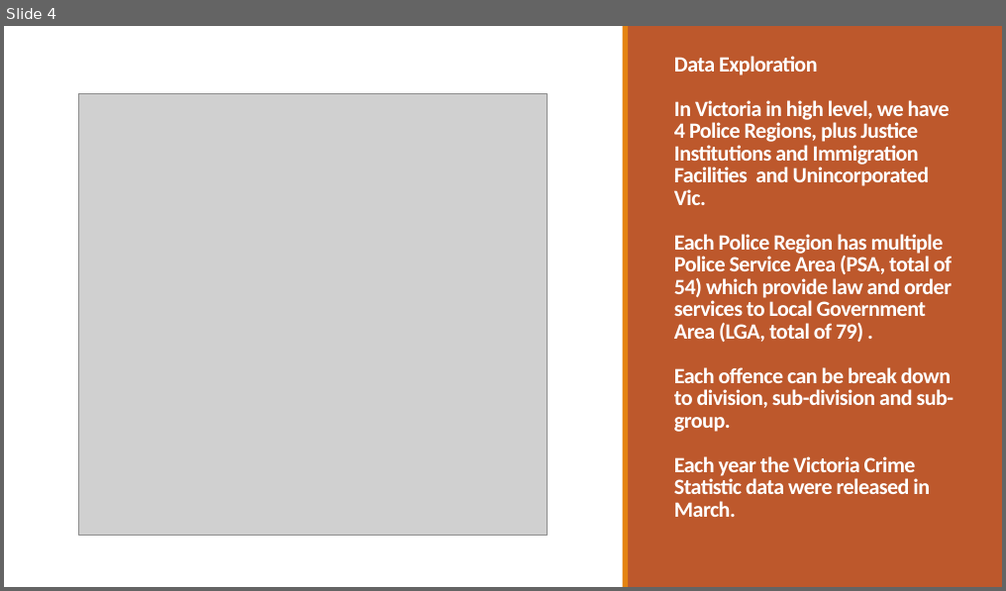
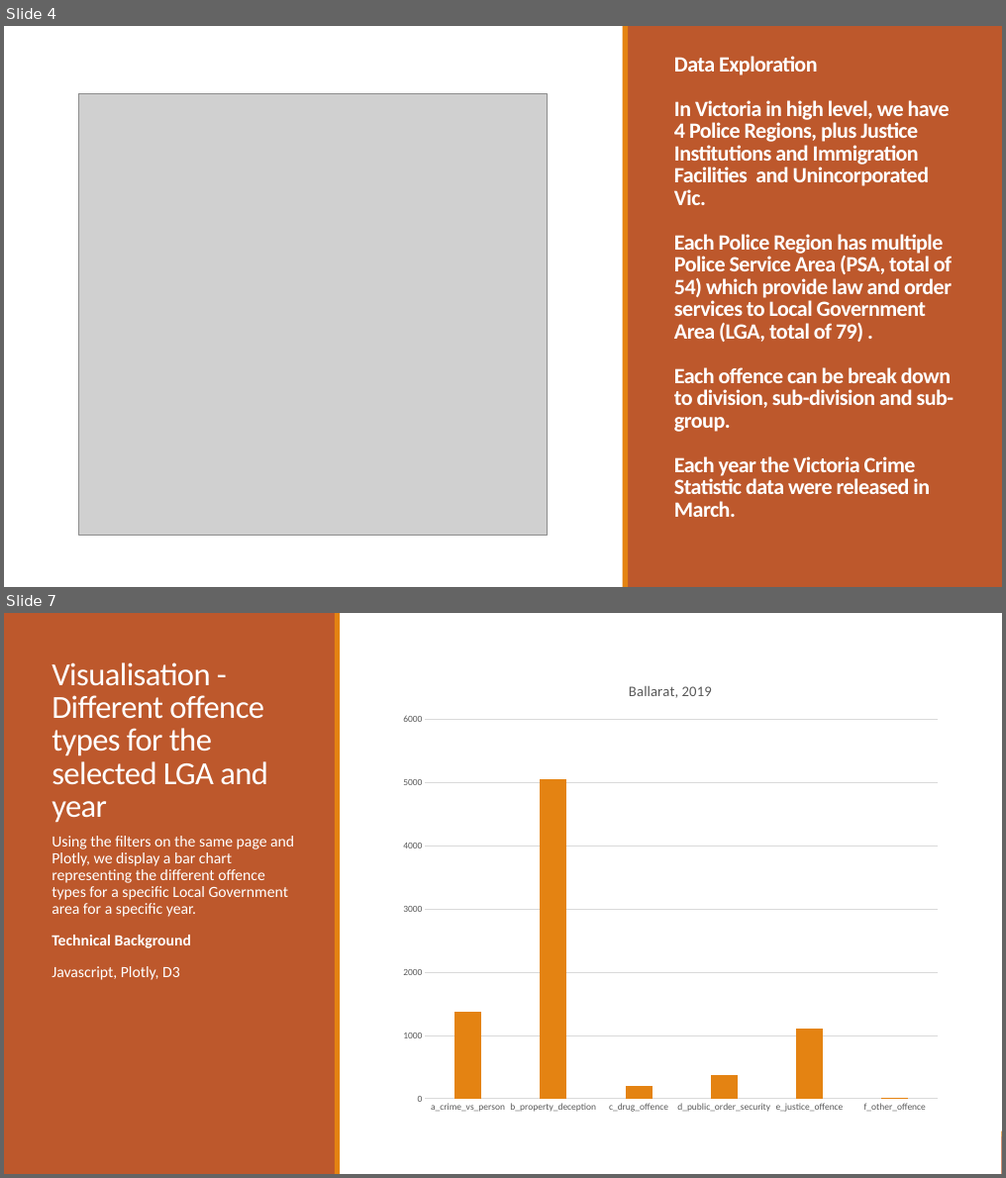
Before and after one commit to PhuongTieuOp/project3, a slide deck: Victoria Crime Data Visualization3.pptx. Shown one above the other, each under a label of ours: slide 4 before the commit, slides 4 and 7 after it; the slides between them are not shown. The pictures are 1006x591 and 1006x1178 pixels, drawn with LibreOffice and Linux fonts; fonts in the diff are those of the drawing; grey boxes stand for pictures. Boxes give left, top, right and bottom in pixels: in the first picture for what was removed or moved away, otherwise in the second. Text is boxed around its words. In the diff, an @@ line names an element or a change of style, - is before the commit and + after.

```diff
--- a/Victoria Crime Data Visualization3.pptx
+++ b/Victoria Crime Data Visualization3.pptx
@@ slide 7 added at [4,613,1002,1174], background #FFFFFF @@
@@ rectangle added at [4,613,1002,1174], fill #FFFFFF @@
@@ rectangle added at [4,613,336,1174], fill #BD582C @@
@@ rectangle added at [335,613,341,1174], fill #E48312 @@
@@ title added at [52,663,268,823], 31 pt, text #FFFFFF @@
+Visualisation - Different offence types for the selected LGA and year
@@ column chart added at [392,665,948,1122] @@
+title "Ballarat, 2019 "
+categories: a_crime_vs_person, b_property_deception, c_drug_offence, d_public_order_security, e_justice_offence, f_other_offence
+Series 1: 1400, 5100, 200, 400, 1100, 0
@@ text added at [52,836,294,980], 15 pt, text #FFFFFF @@
+  Using the filters on the same page and Plotly, we display a bar chart representing the different offence types for a specific Local Government area for a specific year.
+  Technical Background
+  Javascript, Plotly, D3
@@ rectangle added at [4,1137,1002,1174], fill #BD582C @@
@@ rectangle added at [4,1132,1002,1137], fill #E48312 @@
```
Also in this commit, not shown: 4 slides changed, 2 other slides added, 3 other files.
